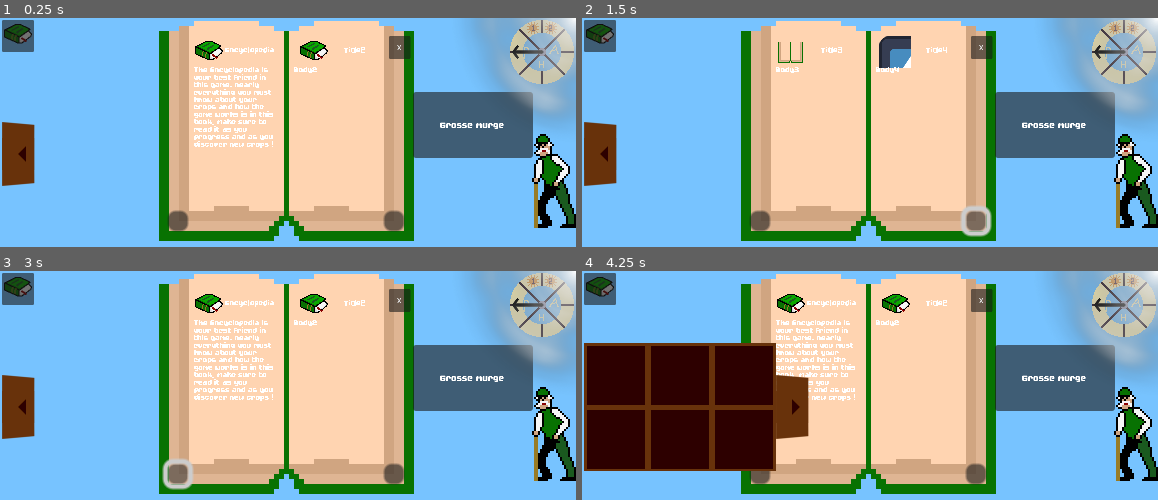
Above: before the commit, frames 1-4 (two rows, left to right).
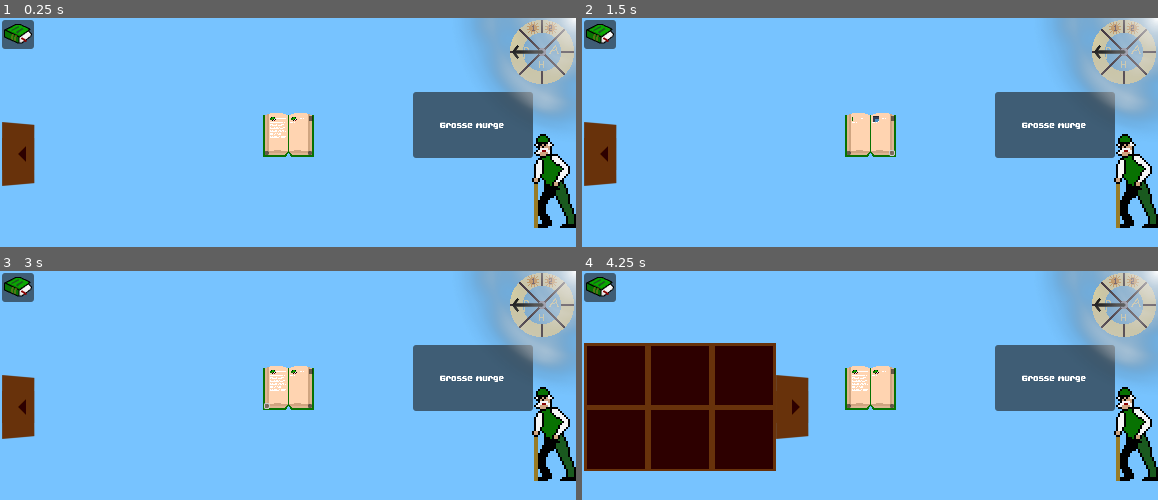
Above: after the commit, the same moments.

Repository: JustAlternate/Regenerative_Game_Jam
Game: Godot game, scene res://Scenes/home.tscn
Same seed, same stepped clock (60 frames per second), same inputs: the game is played once before the commit and once after it. The engine's default icon, where the game draws it, is replaced by a stand-in: a white triangle on a blue panel in a dark square.
Inputs (mouse positions are in pixels of both pictures, inside the frame that each line leads up to; where the layout moved, square brackets give the same spot in the first picture):
- Up to frame 1 (0.25 s): no input
- Up to frame 2 (1.5 s): click (outside the picture) at 0.52 s; click (893, 153) [973, 221] at 1.25 s
- Up to frame 3 (3 s): click (311, 406) [391, 474] at 2 s; click (264, 406) [178, 474] at 2.75 s
- Up to frame 4 (4.25 s): click (616, 406) at 3.5 s

The runs differ from the first frame. In frame 1, 41% of the frame differs, in the area x 0-72%, y 0-98%; in frame 2, 41%; in frame 3, 41%; in frame 4, 36%.

Commit message:
mettage des cara des plantes dans le code

Diff:
--- a/Scenes/encyclopedia.tscn
+++ b/Scenes/encyclopedia.tscn
@@ -10,22 +10,20 @@
 position = Vector2(34, 34)
 script = ExtResource("1_7x68r")
 
-[node name="Sprite2D" type="Sprite2D" parent="."]
+[node name="OpenClose" type="Button" parent="."]
+offset_left = -32.0
+offset_top = -32.0
+offset_bottom = -3.0
+
+[node name="Sprite2D" type="Sprite2D" parent="OpenClose"]
 z_index = 1
-position = Vector2(-16, -16)
+position = Vector2(16, 16)
 scale = Vector2(0.5, 0.5)
 texture = ExtResource("2_g7247")
-
-[node name="OpenClose" type="Button" parent="Sprite2D"]
-offset_left = -32.0
-offset_top = -32.0
-offset_right = 32.0
-offset_bottom = 32.0
 
 [node name="Book" type="Sprite2D" parent="."]
 texture_filter = 1
 position = Vector2(255, 84)
-scale = Vector2(5, 5)
 texture = ExtResource("3_1f71s")
 
 [node name="Close" type="Button" parent="Book"]
@@ -161,7 +159,7 @@
 rotation = 3.14159
 scale = Vector2(0.5, 0.5)
 
-[connection signal="button_down" from="Sprite2D/OpenClose" to="." method="_on_button_button_down"]
+[connection signal="button_down" from="OpenClose" to="." method="_on_button_button_down"]
 [connection signal="button_down" from="Book/Close" to="." method="_on_close_button_down"]
 [connection signal="button_down" from="Book/Next_Page" to="." method="_on_next_page_button_down"]
 [connection signal="button_down" from="Book/Previous_Page" to="." method="_on_previous_page_button_down"]
--- a/Scenes/plants/carrot.tscn
+++ /dev/null
@@ -1,32 +0,0 @@
-[gd_scene load_steps=5 format=3 uid="uid://c5fwrbut46wua"]
-
-[ext_resource type="Script" path="res://Scripts/carrot.gd" id="1_5876c"]
-[ext_resource type="Texture2D" uid="uid://cyhknrx0tkoxa" path="res://Assets/sprites/plant/carrot_0.png" id="2_532hk"]
-[ext_resource type="Texture2D" uid="uid://cvspipphtmyml" path="res://Assets/sprites/plant/carrot_1.png" id="3_krqy8"]
-
-[sub_resource type="SpriteFrames" id="SpriteFrames_cye4a"]
-animations = [{
-"frames": [{
-"duration": 1.0,
-"texture": ExtResource("2_532hk")
-}],
-"loop": true,
-"name": &"0",
-"speed": 5.0
-}, {
-"frames": [{
-"duration": 1.0,
-"texture": ExtResource("3_krqy8")
-}],
-"loop": true,
-"name": &"1",
-"speed": 5.0
-}]
-
-[node name="carrot" type="Node2D"]
-script = ExtResource("1_5876c")
-
-[node name="sprite" type="AnimatedSprite2D" parent="."]
-texture_filter = 1
-sprite_frames = SubResource("SpriteFrames_cye4a")
-animation = &"0"
--- /dev/null
+++ b/Scenes/plants/plante.tscn
@@ -0,0 +1,48 @@
+[gd_scene load_steps=7 format=3 uid="uid://c5fwrbut46wua"]
+
+[ext_resource type="Script" path="res://Scripts/plante.gd" id="1_p623y"]
+[ext_resource type="Texture2D" uid="uid://bgwvwunm3lu44" path="res://Assets/sprites/plant/carrot_0.png" id="2_mlemg"]
+[ext_resource type="Texture2D" uid="uid://ckief3u5kca5v" path="res://Assets/sprites/plant/carrot_1.png" id="3_4vk6g"]
+
+[sub_resource type="AtlasTexture" id="AtlasTexture_e5jrg"]
+atlas = ExtResource("2_mlemg")
+region = Rect2(0, 0, 64, 128)
+
+[sub_resource type="AtlasTexture" id="AtlasTexture_jgvv2"]
+atlas = ExtResource("3_4vk6g")
+region = Rect2(0, 0, 64, 128)
+
+[sub_resource type="SpriteFrames" id="SpriteFrames_cye4a"]
+animations = [{
+"frames": [{
+"duration": 1.0,
+"texture": ExtResource("2_mlemg")
+}],
+"loop": true,
+"name": &"0",
+"speed": 5.0
+}, {
+"frames": [{
+"duration": 1.0,
+"texture": SubResource("AtlasTexture_e5jrg")
+}],
+"loop": true,
+"name": &"1",
+"speed": 5.0
+}, {
+"frames": [{
+"duration": 1.0,
+"texture": SubResource("AtlasTexture_jgvv2")
+}],
+"loop": true,
+"name": &"2",
+"speed": 5.0
+}]
+
+[node name="plant" type="Node2D"]
+script = ExtResource("1_p623y")
+
+[node name="sprite" type="AnimatedSprite2D" parent="."]
+texture_filter = 1
+sprite_frames = SubResource("SpriteFrames_cye4a")
+animation = &"2"
--- a/Scripts/carrot.gd
+++ /dev/null
@@ -1,33 +0,0 @@
-extends Node2D
-
-var state = 0 # 0=graine, 1=carrote, -1=morte.
-@export var number_of_phase = 2
-
-# Called when the node enters the scene tree for the first time.
-func _ready():
-	$sprite.animation = "0"
-	position.x = 0
-	position.y = 0
-
-
-# Called every frame. 'delta' is the elapsed time since the previous frame.
-func _process(delta):
-	pass
-
-func next_state():
-	state += 1
-	if state == number_of_phase:
-		state = -1	#	a changer en fonction de ce qui se passe lorsque la plante meurt.
-	$sprite.animation = str(state)
-
-func dying():
-	state = -1
-	$sprite.animation = str(state)  #a changer en fonction de ce qui se passe lorsque la plante meurt.
-
-
-
-func next_phase(phase:int, humidity:int, lightness:int, nutriments:int):
-	if phase >= 0 and phase <= 5: #printent/été/automne
-		next_state()
-	else:
-		dying()
--- /dev/null
+++ b/Scripts/plante.gd
@@ -0,0 +1,148 @@
+extends Node2D
+
+var state = 0 # 0=graine, 1=plante, -1=morte.
+
+@export var type_plant= "None" #"carrot", "pea", "leek", "corn", "wheat", "pumpkin", "tomatoes", "thym", "vine", "courgette"
+var bonus_season = [] # (0,1) = Summer1, (1,2) = spring2, (2,1) = winter1, (3,1) = autumn1
+var required_season = [] # (0,1) = Summer1, (1,2) = spring2, (2,1) = winter1, (3,1) = autumn1
+var number_of_phase:int
+var required_humidities_values = [] # 0 = sec, 1 = humide, 2 = très humide
+var minimum_nutriment_values = [] # 0 = pas de nutriment, 1 = un peu nutriment, 2 = tres nutriments
+var required_sunlight = [] # 0 = vulnerable to sun, 1 = dont care about sunlight, 2 = absolutly need sunlight
+var sickness = [] # "mildiou", "Oïdium", "Furariose"
+var appreciated_adjacents_plants = [] # "carrot", "pea", "leek", "corn", "wheat", "mint", "pumpkin", "tomatoes", "thym", "vine", "courgette"
+var unapreciated_adjacents_plants = [] # pareil que au dessus.
+
+var dico_caracteristique = {
+	"bonus_season":
+	{# (0,1) = Summer1, (1,2) = spring2, (2,1) = winter1, (3,1) = autumn1
+		"pea":[[2,1],[2,0]],
+		"leek":[[1,2],[0,1]],
+		"corn":[[1,1]],
+		"wheat":[[2,2]],
+		"carrot":[[1,1]],
+		"mint":[[1,1]],
+		"pumpkin":[[1,2]],
+		"tomatoes":[[1,1]],
+		"thym":[[3,1]],
+		"vine":[[2,1],[2,2]],
+		"courgette":[[1,1]],
+	},
+	"required_season":
+	{# (0,1] = Summer1, (1,2) = spring2, (2,1) = winter1, (3,1) = autumn1
+		"pea":[[1,1],[0,2]],
+		"leek":[[3,2],[0,2]],
+		"corn":[[1,2]],
+		"wheat":[[3,1]],
+		"carrot":[[2,2],[1,2]],
+		"mint":[[2,2],[1,2]],
+		"pumpkin":[[1,1],[0,1]],
+		"tomatoes":[[2,2],[1,2]],
+		"thym":[[3,1]],
+		"vine":[[3,2],[1,1]],
+		"courgette":[[2,2],[1,2]],
+	},
+	"number_of_phases":{
+		"pea":2,
+		"leek":3,
+		"corn":2,
+		"wheat":4,
+		"carrot":3,
+		"mint":3,
+		"pumpkin":3,
+		"tomatoes":2,
+		"thym":4,
+		"vine":4,
+		"courgette":2,
+	},
+	"required_humidities_values":{ # 0 = sec, 1 = humide, 2 = très humide
+		"pea":[1],
+		"leek":[0,1],
+		"corn":[2],
+		"wheat":[1],
+		"carrot":[1,2],
+		"mint":[2],
+		"pumpkin":[1,2],
+		"tomatoes":[1,2],
+		"thym":[0],
+		"vine":[1],
+		"courgette":[2],
+	},
+	"minimum_nutriment_values":{ # 0 = pas de nutriment, 1 = un peu nutriment, 2 = tres nutriments
+		"pea":0,
+		"leek":0,
+		"corn":1,
+		"wheat":0,
+		"carrot":2,
+		"mint":2,
+		"pumpkin":1,
+		"tomatoes":1,
+		"thym":0,
+		"vine":0,
+		"courgette":2,
+	},
+	"required_sunlight":{
+		"pea":0,
+		"leek":1,
+		"corn":2,
+		"wheat":2,
+		"carrot":1,
+		"mint":1,
+		"pumpkin":0,
+		"tomatoes":2,
+		"thym":2,
+		"vine":2,
+		"courgette":2,
+	},
+	"appreciated_adjacents_plants":{
+		"pea":[],
+		"leek":["carrot","tomatoes"],
+		"corn":["pumpkin"],
+		"wheat":[],
+		"carrot":["tomatoes","leek","pea"],
+		"mint":["thym","tomatoes","pea"],
+		"pumpkin":[],
+		"tomatoes":[],
+		"thym":["mint"],
+		"vine":[],
+		"courgette":["pea"],
+	},
+	"unapreciated_adjacents_plants":{
+		"pea":[],
+		"leek":["pea"],
+		"corn":[],
+		"wheat":[],
+		"carrot":[],
+		"mint":["carrot","corn"],
+		"pumpkin":[],
+		"tomatoes":[],
+		"thym":[],
+		"vine":[],
+		"courgette":[],
+	},
+
+}
+
+
+# Called when the node enters the scene tree for the first time.
+func _ready():
+	$sprite.animation = "0"
+	position.x = 0
+	position.y = 0
+
+	if type_plant != "None" :
+		pass
+
+# Called every frame. 'delta' is the elapsed time since the previous frame.
+func _process(delta):
+	pass
+
+func next_state():
+	state += 1
+	if state == number_of_phase:
+		state = -1 #a changer en fonction de ce qui se passe lorsque la plante meurt.
+	$sprite.animation = str(state)
+
+func dying():
+	state = -1
+	$sprite.animation = str(state)  #a changer en fonction de ce qui se passe lorsque la plante meurt.
Not shown: 1 places in Scenes/clock.tscn that only renumber resources
Not shown: 1 places in Scenes/encyclopedia.tscn that only renumber resources
